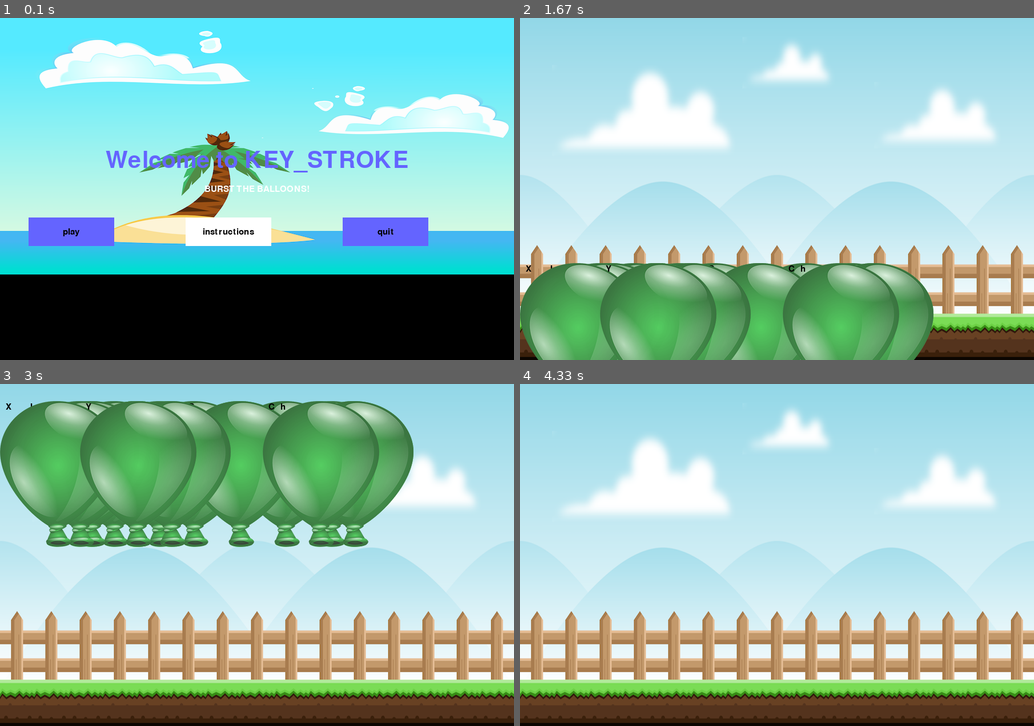
Above: before the commit, frames 1-4 (two rows, left to right).
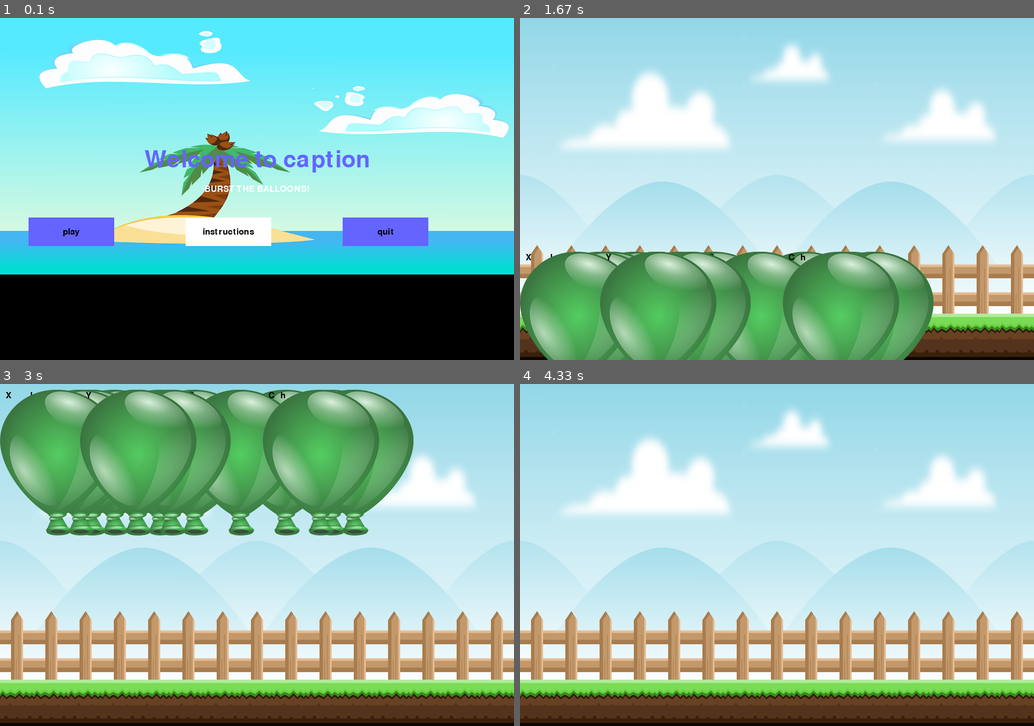
Above: after the commit, the same moments.

Repository: Snehal-Reddy/Pygame-project
Game: pygame game, started from pyg.py
Two runs of this game, one before a commit and one after it. Both use one fixed random seed, a clock stepped at 60 frames per second and the inputs below.
Inputs (mouse positions are in pixels of both pictures, inside the frame that each line leads up to):
- Up to frame 1 (0.1 s): no input
- Up to frame 2 (1.67 s): press the mouse at (746, 230) at 0.37 s; move the mouse to (684, 250) at 0.47 s; release the mouse at (617, 271) at 0.6 s; press the mouse at (591, 288) at 0.7 s; move the mouse to (633, 178) at 0.8 s; release the mouse at (674, 65) at 0.93 s; press the mouse at (905, 147) at 1.03 s; move the mouse to (936, 230) at 1.13 s; release the mouse at (972, 318) at 1.27 s
- Up to frame 3 (3 s): no input
- Up to frame 4 (4.33 s): no input

The runs differ from the first frame. In frame 1, 1.6% of the frame differs, in the area x 20-80%, y 38-46%; in frame 2, 9.9%; in frame 3, 16%, in the area x 0-81%, y 1-48%; in frame 4, nothing differs.

Commit message:
Update pyg.py

Diff:
--- a/pyg.py
+++ b/pyg.py
@@ -21,7 +21,7 @@
 bg2 = pygame.image.load("background2.png")
 bal = pygame.image.load("balloon_green.png")
 
-pygame.display.set_caption('KEY_STROKE')
+pygame.display.set_caption('caption')
 
 smallfont = pygame.font.SysFont("noteworthy" , 22)
 mediumfont = pygame.font.SysFont("noteworthy" , 40)
@@ -35,80 +35,6 @@
 	textrect.center = ((bx + bw/2),(by + bh/2))
 	gd.blit(textsurf , textrect)
 
-#adding button functionality
-def button(msg,bx,by,bw,bh,color1,color):
-	cur = pygame.mouse.get_pos()
-	click = pygame.mouse.get_pressed()
-	if bx+bw > cur[0] > bx and by+bh > cur[1] > by:
-		pygame.draw.rect(gd, color , (bx,by,bw,bh))
-		if click[0] == 1:
-			if msg == "play":
-				level_screen()
-			elif msg == "instructions":
-				inst()
-			elif msg == "quit":
-				pygame.quit()
-				quit()
-			elif msg == "Easy":
-				gameloop("Easy")
-			elif msg == "Medium":
-				gameloop("Medium")
-			elif msg == "Hard":
-				gameloop("Hard")
-
-
-
-	else:
-		pygame.draw.rect(gd, color1 , (bx,by,bw,bh))
-
-	t2b(msg,black,bx,by,bw,bh)
-
-#the first screen
-def intro ():
-	print("intro")
-	intro = True
-	while intro :
-		for event in pygame.event.get():
-			if event.type == pygame.QUIT:
-				pygame.quit()
-				quit()
-
-		gd.blit(bg2 ,(0,0))
-		message_to_screen("Welcome to KEY_STROKE" , blue , 0,-50 , "large")
-		message_to_screen("BURST THE BALLOONS!" , white , 0,0 , "small")
-
-
-		button("play" , 50,350,150,50 ,blue , darkblue)
-		button("instructions" ,325,350,150,50  ,white , grey)
-		button("quit" ,600,350,150,50  ,blue , darkblue)
-
-		pygame.display.update()
-		clock.tick(15)
-
-#pause function
-def pause():
-	ps = True
-	message_to_screen("Paused" , white , 0,-100 , size = "large")
-	message_to_screen("click c to continue and q to quit" , white , 0,0 , size = "small")
-	pygame.display.update()
-	while ps:
-		for event in pygame.event.get():
-			if event.type == pygame.QUIT:
-				pygame.quit()
-				quit()
-			if event.type == pygame.KEYDOWN:
-				if event.key == pygame.K_c:
-					ps = False
-				if event.key == pygame.K_q:
-					pygame.quit()
-					quit()
-
-			clock.tick(5)
-
-#score function
-def score (sc):
-	text = smallfont.render("Score: "+str(sc),True ,white)
-	gd.blit(text,[0,0])
 
 def textobj(text , color, size):
 	if size == "small":
@@ -127,6 +53,90 @@
 	textrect.center = (dw/2)+xd,(dh/2)+yd
 	gd.blit(textsurf,textrect)
 
+#adding button functionality
+def button(msg,bx,by,bw,bh,color1,color,action):
+
+	cur = pygame.mouse.get_pos()
+	click = pygame.mouse.get_pressed()
+	if bx+bw > cur[0] > bx and by+bh > cur[1] > by:
+		pygame.draw.rect(gd, color , (bx,by,bw,bh))
+		if click[0] == 1 :
+			print("click")
+			if action == "play":
+				print("play 2 ls")
+				level_screen()
+			elif action == "instructions":
+				print("inst")
+				inst()
+			elif action == "quit":
+				pygame.quit()
+				quit()
+			elif action == "Easy":
+				print("easy")
+				gameloop("Easy")
+			elif action == "Medium":
+				print("medium")
+				gameloop("Medium")
+			elif action == "Hard":
+				print("hard")
+				gameloop("Hard")
+
+
+
+
+	else:
+		pygame.draw.rect(gd, color1 , (bx,by,bw,bh))
+
+	t2b(msg,black,bx,by,bw,bh)
+
+#the first screen
+def intro ():
+
+	intro = True
+	while intro :
+		for event in pygame.event.get():
+			if event.type == pygame.QUIT:
+				pygame.quit()
+				quit()
+
+		gd.blit(bg2 ,(0,0))
+		message_to_screen("Welcome to caption" , blue , 0,-50 , "large")
+		message_to_screen("BURST THE BALLOONS!" , white , 0,0 , "small")
+
+
+		button("play" , 50,350,150,50 ,blue , darkblue,action="play")
+		button("instructions" ,325,350,150,50  ,white , grey,action="instructions")
+		button("quit" ,600,350,150,50  ,blue , darkblue,action="quit")
+
+		pygame.display.update()
+		clock.tick(15)
+
+#pause function
+def pause():
+	ps = True
+	message_to_screen("Paused" , white , 0,-100 , size = "large")
+	message_to_screen("click c to continue and q to quit" , white , 0,0 , size = "small")
+	pygame.display.update()
+	while ps:
+		for event in pygame.event.get():
+			if event.type == pygame.QUIT:
+				pygame.quit()
+				quit()
+			if event.type == pygame.KEYDOWN:
+				if event.key == pygame.K_c:
+					ps = False
+				if event.key == pygame.K_q:
+					pygame.quit()
+					quit()
+
+			clock.tick(5)
+
+#score function
+def score (sc):
+	text = smallfont.render("Score: "+str(sc),True ,white)
+	gd.blit(text,[0,0])
+
+
 #instruction screen
 def inst() :
 	ins = True
@@ -141,9 +151,9 @@
 		message_to_screen("The aim is to burst all the balloons before they reach the top" , white , 0,-10 , "small")
 		message_to_screen("The balloons burst if the relevant key is pressed" , white ,0, 15 , "small")
 
-		button("play" , 50,450,150,50 ,green , darkgreen)
-
-		button("quit" ,600,450,150,50  ,green , darkgreen)
+		button("play" , 50,450,150,50 ,green , darkgreen,action="play")
+
+		button("quit" ,600,450,150,50  ,green , darkgreen,action="quit")
 
 		pygame.display.update()
 		clock.tick(15)
@@ -151,6 +161,7 @@
 #screen to display diiferent levels
 def level_screen():
 	ls = True
+	print("level")
 	while ls :
 		for event in pygame.event.get():
 			if event.type == pygame.QUIT:
@@ -159,12 +170,13 @@
 
 
 		gd.blit(bg2 ,(0,0))
-		message_to_screen("BURST THE BALLOONS!" , blue , 0,-50 , "large")
-
-
-		button("Easy" , 50,350,150,50 ,blue , darkblue)
-		button("Medium" ,325,350,150,50  ,white , grey)
-		button("Hard" ,600,350,150,50  ,blue , darkblue)
+		pygame.display.update()
+		message_to_screen("BURST THE BALLOONS!" , blue , 0,+50 , "large")
+
+
+		button("Easy" , 50,200,150,50 ,blue , darkblue , action = "Easy")
+		button("Medium" ,325,200,150,50  ,white , grey , action="Medium")
+		button("Hard" ,600,200,150,50  ,blue , darkblue , action="Hard")
 
 		pygame.display.update()
 		clock.tick(15)
